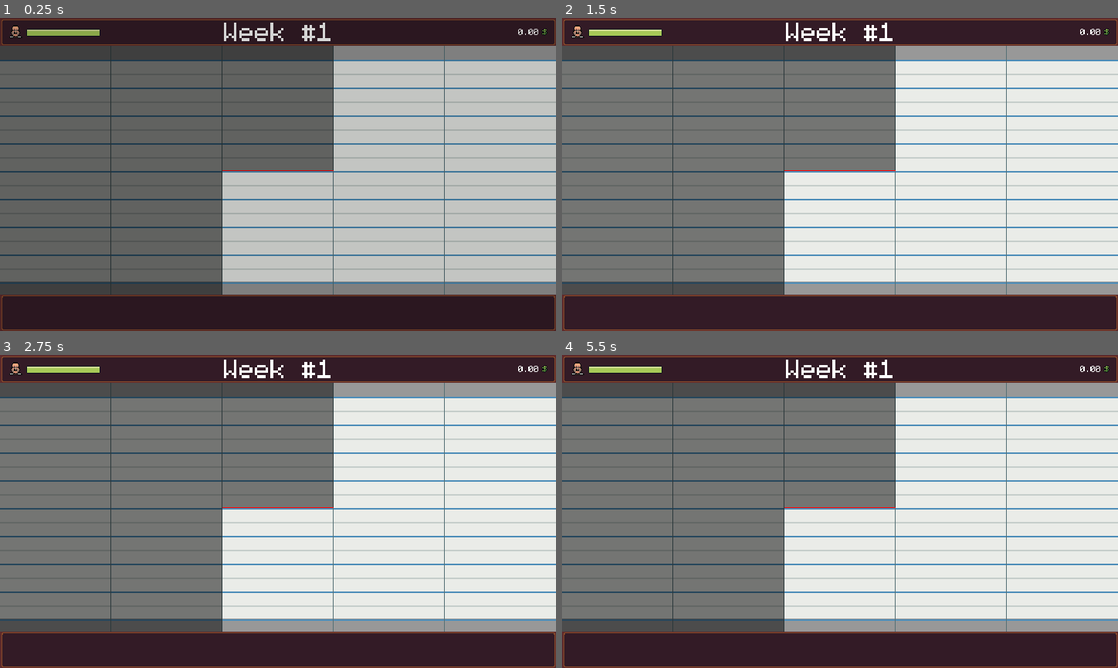
Above: before the commit, frames 1-4 (two rows, left to right).
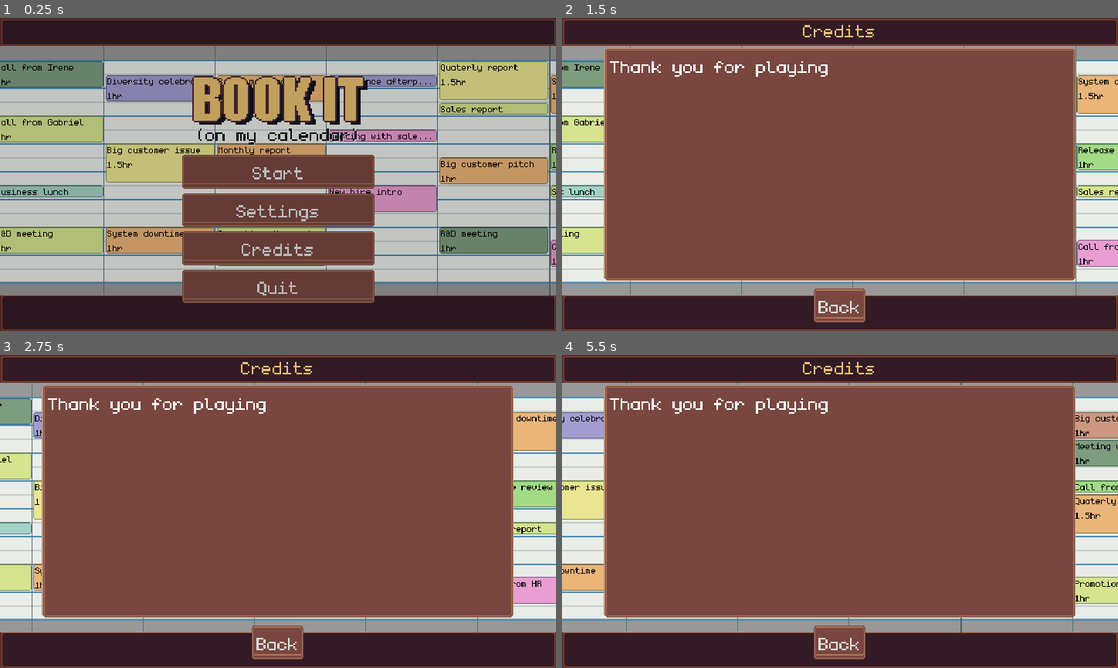
Above: after the commit, the same moments.

Repository: dmitriy-shmilo/wgj257
Game: Godot game, scene res://title_screen/title_screen.tscn
Same seed, same stepped clock (60 frames per second), same inputs: the game is played once before the commit and once after it. Before the commit the project starts from res://game_screen/game_screen.tscn. Sound files missing from this copy of the repository are replaced by a short silence.
Inputs (mouse positions are in pixels of both pictures, inside the frame that each line leads up to):
- Up to frame 1 (0.25 s): no input
- Up to frame 2 (1.5 s): click (840, 246) at 0.5 s, where only the run after the commit has a clickable "Credits"; tap Enter at 1.25 s; move the mouse to (962, 158) at 1.27 s; press the mouse at (962, 158) at 1.28 s; hold D (right) from 1.28 s (still down)
- Up to frame 3 (2.75 s): release D (right) at 2 s; release the mouse at (400, 495) at 2 s; drag from (166, 527) to (250, 574) at 2.02 s
- Up to frame 4 (5.5 s): move the mouse to (895, 442) at 2.77 s; press the mouse at (895, 442) at 2.78 s; hold D (right) 2.78-3.5 s; release the mouse at (895, 442) at 3.5 s; drag from (812, 574) to (673, 464) at 3.52 s; move the mouse to (1006, 558) at 4.27 s; press the mouse at (1006, 558) at 4.28 s; hold A (left) 4.28-5 s; release the mouse at (1006, 558) at 5 s; drag from (673, 464) to (756, 433) at 5.02 s

The runs differ from the first frame. In frame 1, 61% of the frame differs, in the area x 0-100%, y 1-92%; in frame 2, 76%; in frame 3, 76%; in frame 4, 76%, in the area x 0-100%, y 1-98%.
Error before the commit: Parse Error: Can't preload resource at path: res://assets/texture/boss_yelling.tres (res://game_screen/dialog.gd:39)

Commit message:
Title screen design.

Diff:
--- a/src/data/meeting_generator.gd
+++ b/src/data/meeting_generator.gd
@@ -2,9 +2,9 @@
 extends Reference
 
 const MAX_DURATION = 2
-const EASY_DURATION_MODIFIER = 2
-const MEDIUM_DURATION_MODIFIER = 4
-const HARD_DURATION_MODIFIER = 6
+const EASY_DURATION_MODIFIER = 1
+const MEDIUM_DURATION_MODIFIER = 2
+const HARD_DURATION_MODIFIER = 4
 
 const MEETING_TITLE_POOL: StringPool = preload("res://data/meeting_title_pool.tres")
 const NO_RESCHEDULE_MEETING_TITLE_POOL: StringPool = preload("res://data/meeting_no_reschedule_title_pool.tres")
@@ -42,18 +42,39 @@
 	return GOOD_SPECIALS[rand]
 
 
+static func generate_dummy() -> Meeting:
+	var result = Meeting.new()
+	result.special = Meeting.Special.NONE
+
+	match randi() % 10:
+		0:
+			result.duration = randi() % MAX_DURATION + EASY_DURATION_MODIFIER
+			result.tint = EASY_TINT_POOL.random_color()
+			result.title = LEISURE_MEETING_TITLE_POOL.random_string_loc()
+		2, 1:
+			result.duration = randi() % MAX_DURATION + MEDIUM_DURATION_MODIFIER
+			result.tint = HARD_TINT_POOL.random_color()
+			result.title = IMPORTANT_MEETING_TITLE_POOL.random_string_loc()
+		_:
+			result.duration = randi() % MAX_DURATION + EASY_DURATION_MODIFIER
+			result.tint = MEDIUM_TINT_POOL.random_color()
+			result.title = MEETING_TITLE_POOL.random_string_loc()
+
+	return result
+
+
 static func generate_easy(week: int) -> Meeting:
 	var result = Meeting.new()
 	result.special = Meeting.Special.NONE
 	result.tint = EASY_TINT_POOL.random_color()
 	match randi() % 3:
 		0:
-			result.duration = randi() % MAX_DURATION + 1
+			result.duration = randi() % MAX_DURATION + EASY_DURATION_MODIFIER
 		1:
-			result.duration = randi() % MAX_DURATION + EASY_DURATION_MODIFIER
+			result.duration = 2
 			result.special = random_special_bad(week)
 		2:
-			result.duration = randi() % MAX_DURATION + MEDIUM_DURATION_MODIFIER
+			result.duration =2
 			result.special = random_special_good(week)
 
 	return result
@@ -70,7 +91,7 @@
 			result.duration = randi() % MAX_DURATION + MEDIUM_DURATION_MODIFIER
 			result.special = Meeting.Special.NONE
 		2:
-			result.duration = randi() % MAX_DURATION + HARD_DURATION_MODIFIER
+			result.duration = randi() % MAX_DURATION + MEDIUM_DURATION_MODIFIER
 			result.special = random_special_good(week)
 
 	return result
@@ -78,20 +99,24 @@
 
 static func generate_hard(week: int) -> Meeting:
 	var result = Meeting.new()
-	match randi() % 2:
+	match randi() % 3:
 		0:
-			result.duration = randi() % MAX_DURATION + MEDIUM_DURATION_MODIFIER
+			result.duration = randi() % MAX_DURATION + HARD_DURATION_MODIFIER
 			result.special = random_special_bad(week)
-			result.tint = MEDIUM_TINT_POOL.random_color()
+			result.tint = HARD_TINT_POOL.random_color()
 		1:
 			result.duration = randi() % MAX_DURATION + HARD_DURATION_MODIFIER
 			result.special = Meeting.Special.NONE
-			result.tint = MEDIUM_TINT_POOL.random_color()
+			result.tint = HARD_TINT_POOL.random_color()
+		2:
+			result.duration = randi() % MAX_DURATION + HARD_DURATION_MODIFIER
+			result.special = random_special_good(week)
+			result.tint = HARD_TINT_POOL.random_color()
 	return result
 
 
 static func generate_week(queue: Array, week_number: int, day_count: int, slots_per_day: int) -> Array:
-	var max_duration = day_count * slots_per_day / 2 + min(week_number / 2, slots_per_day) - day_count * 2
+	var max_duration = day_count * slots_per_day / 2 + min(week_number, slots_per_day * 2) - day_count * 2
 	var duration = 0
 
 	var specials = {}
--- a/src/game_screen/meeting_request.gd
+++ b/src/game_screen/meeting_request.gd
@@ -30,6 +30,7 @@
 
 func _ready() -> void:
 	set_meeting(meeting)
+	set_is_resizing(is_resizing)
 
 
 func _process(delta: float) -> void:
--- a/src/project.godot
+++ b/src/project.godot
@@ -135,7 +135,7 @@
 [application]
 
 config/name="wgj257"
-run/main_scene="res://game_screen/game_screen.tscn"
+run/main_scene="res://title_screen/title_screen.tscn"
 config/icon="res://icon.png"
 config/windows_native_icon="res://icon.ico"
 
--- a/src/title_screen/credits/credits_scene.gd
+++ b/src/title_screen/credits/credits_scene.gd
@@ -3,7 +3,7 @@
 
 
 func _ready() -> void:
-	$CreditsText.bbcode_text = tr("txt_credits")
+	$CreditsContainer/CreditsText.bbcode_text = tr("txt_credits")
 
 
 func _on_CreditsText_meta_clicked(meta):
--- a/src/title_screen/credits/credits_scene.tscn
+++ b/src/title_screen/credits/credits_scene.tscn
@@ -7,26 +7,31 @@
 [node name="CreditsScreen" type="VBoxContainer"]
 anchor_right = 1.0
 anchor_bottom = 1.0
-margin_left = 100.0
-margin_top = 100.0
-margin_right = -100.0
-margin_bottom = -100.0
+margin_left = 48.0
+margin_right = -49.0
+margin_bottom = -10.0
 theme = ExtResource( 2 )
+custom_constants/separation = 8
 script = ExtResource( 1 )
-__meta__ = {
-"_edit_use_anchors_": false
-}
 
 [node name="TitleLabel" type="Label" parent="."]
-margin_right = 824.0
-margin_bottom = 13.0
+margin_right = 543.0
+margin_bottom = 26.0
+custom_colors/font_color = Color( 0.909804, 0.756863, 0.439216, 1 )
 text = "ui_credits"
 align = 1
 
-[node name="CreditsText" type="RichTextLabel" parent="."]
-margin_top = 17.0
-margin_right = 824.0
-margin_bottom = 377.0
+[node name="CreditsContainer" type="PanelContainer" parent="."]
+margin_top = 34.0
+margin_right = 543.0
+margin_bottom = 302.0
+size_flags_vertical = 3
+
+[node name="CreditsText" type="RichTextLabel" parent="CreditsContainer"]
+margin_left = 7.0
+margin_top = 7.0
+margin_right = 536.0
+margin_bottom = 261.0
 size_flags_vertical = 3
 bbcode_enabled = true
 bbcode_text = "[center]Thank you for playing[/center]"
@@ -36,10 +41,10 @@
 }
 
 [node name="BackToTitleButton" type="Button" parent="."]
-margin_left = 358.0
-margin_top = 381.0
-margin_right = 466.0
-margin_bottom = 400.0
+margin_left = 168.0
+margin_top = 310.0
+margin_right = 374.0
+margin_bottom = 350.0
 size_flags_horizontal = 4
 shortcut_in_tooltip = false
 shortcut = ExtResource( 3 )
@@ -48,4 +53,4 @@
 "_edit_use_anchors_": false
 }
 
-[connection signal="meta_clicked" from="CreditsText" to="." method="_on_CreditsText_meta_clicked"]
+[connection signal="meta_clicked" from="CreditsContainer/CreditsText" to="." method="_on_CreditsText_meta_clicked"]
--- a/src/title_screen/settings/settings_scene.tscn
+++ b/src/title_screen/settings/settings_scene.tscn
@@ -18,25 +18,23 @@
 anchor_right = 1.0
 anchor_bottom = 1.0
 margin_left = 48.0
-margin_top = 31.0
 margin_right = -48.9985
 margin_bottom = -10.0
 size_flags_horizontal = 3
 size_flags_vertical = 3
-__meta__ = {
-"_edit_use_anchors_": false
-}
+custom_constants/separation = 8
 
 [node name="TitleLabel" type="Label" parent="VBoxContainer"]
 margin_right = 543.0
 margin_bottom = 26.0
+custom_colors/font_color = Color( 0.909804, 0.756863, 0.439216, 1 )
 text = "ui_settings"
 align = 1
 
 [node name="PanelContainer" type="PanelContainer" parent="VBoxContainer"]
-margin_top = 30.0
+margin_top = 34.0
 margin_right = 543.0
-margin_bottom = 275.0
+margin_bottom = 302.0
 size_flags_vertical = 3
 __meta__ = {
 "_edit_use_anchors_": false
@@ -46,7 +44,7 @@
 margin_left = 7.0
 margin_top = 7.0
 margin_right = 536.0
-margin_bottom = 238.0
+margin_bottom = 261.0
 
 [node name="SoundSettings" type="Control" parent="VBoxContainer/PanelContainer/TabContainer"]
 anchor_right = 1.0
@@ -148,19 +146,12 @@
 margin_bottom = -7.0
 
 [node name="Container" type="VBoxContainer" parent="VBoxContainer/PanelContainer/TabContainer/LanguageSettings"]
-anchor_left = 0.5
-anchor_top = 0.5
-anchor_right = 0.5
-anchor_bottom = 0.5
-margin_left = -150.0
-margin_top = -28.0
-margin_right = 150.0
-margin_bottom = 28.0
-size_flags_vertical = 3
-alignment = 1
-__meta__ = {
-"_edit_use_anchors_": false
-}
+anchor_right = 1.0
+anchor_bottom = 1.0
+margin_left = 68.0
+margin_right = -68.0
+size_flags_vertical = 3
+alignment = 1
 
 [node name="OtherSettings" type="ScrollContainer" parent="VBoxContainer/PanelContainer/TabContainer"]
 visible = false
@@ -172,10 +163,10 @@
 margin_bottom = -7.0
 
 [node name="Container" type="VBoxContainer" parent="VBoxContainer/PanelContainer/TabContainer/OtherSettings"]
-margin_left = 169.0
-margin_top = 75.0
-margin_right = 345.0
-margin_bottom = 101.0
+margin_left = 121.0
+margin_top = 40.0
+margin_right = 393.0
+margin_bottom = 158.0
 size_flags_horizontal = 6
 size_flags_vertical = 6
 custom_constants/separation = 20
@@ -185,25 +176,27 @@
 }
 
 [node name="FullscreenCheckbox" type="CheckBox" parent="VBoxContainer/PanelContainer/TabContainer/OtherSettings/Container"]
-margin_right = 176.0
+margin_right = 272.0
 margin_bottom = 26.0
 text = "ui_fullscreen"
 
 [node name="HintsCheckbox" type="CheckBox" parent="VBoxContainer/PanelContainer/TabContainer/OtherSettings/Container"]
-margin_right = 176.0
-margin_bottom = 26.0
+margin_top = 46.0
+margin_right = 272.0
+margin_bottom = 72.0
 text = "ui_enable_hints"
 
 [node name="ScreenshakeCheckbox" type="CheckBox" parent="VBoxContainer/PanelContainer/TabContainer/OtherSettings/Container"]
-margin_right = 176.0
-margin_bottom = 26.0
+margin_top = 92.0
+margin_right = 272.0
+margin_bottom = 118.0
 text = "ui_enable_screenshake"
 
 [node name="BackToTitleButton" type="Button" parent="VBoxContainer"]
 margin_left = 168.0
-margin_top = 279.0
+margin_top = 310.0
 margin_right = 374.0
-margin_bottom = 319.0
+margin_bottom = 350.0
 size_flags_horizontal = 4
 shortcut_in_tooltip = false
 shortcut = ExtResource( 2 )
--- a/src/title_screen/title/title_scene.tscn
+++ b/src/title_screen/title/title_scene.tscn
@@ -1,6 +1,6 @@
 [gd_scene load_steps=3 format=2]
 
-[ext_resource path="res://icon.png" type="Texture" id=1]
+[ext_resource path="res://assets/art/logo.png" type="Texture" id=1]
 [ext_resource path="res://title_screen/title/title_scene.gd" type="Script" id=2]
 
 [node name="TitleScene" type="VBoxContainer"]
@@ -8,47 +8,38 @@
 anchor_top = 0.5
 anchor_right = 0.5
 anchor_bottom = 0.5
-margin_left = -64.0
+margin_left = -112.0
 margin_top = -124.0
-margin_right = 64.0
+margin_right = 112.0
 margin_bottom = 124.0
 script = ExtResource( 2 )
-__meta__ = {
-"_edit_use_anchors_": false
-}
 
 [node name="TitleImage" type="TextureRect" parent="."]
-margin_right = 128.0
-margin_bottom = 128.0
+margin_right = 224.0
+margin_bottom = 96.0
 texture = ExtResource( 1 )
 stretch_mode = 4
 
 [node name="NewGameButton" type="Button" parent="."]
-margin_top = 132.0
-margin_right = 128.0
-margin_bottom = 152.0
+margin_top = 100.0
+margin_right = 224.0
+margin_bottom = 120.0
 text = "ui_start_game"
 
 [node name="SettingsButton" type="Button" parent="."]
-margin_top = 156.0
-margin_right = 128.0
-margin_bottom = 176.0
+margin_top = 124.0
+margin_right = 224.0
+margin_bottom = 144.0
 text = "ui_settings"
 
-[node name="TutorialButton" type="Button" parent="."]
-margin_top = 180.0
-margin_right = 128.0
-margin_bottom = 200.0
-text = "ui_tutorial"
-
 [node name="CreditsButton" type="Button" parent="."]
-margin_top = 204.0
-margin_right = 128.0
-margin_bottom = 224.0
+margin_top = 148.0
+margin_right = 224.0
+margin_bottom = 168.0
 text = "ui_credits"
 
 [node name="QuitButton" type="Button" parent="."]
-margin_top = 228.0
-margin_right = 128.0
-margin_bottom = 248.0
+margin_top = 172.0
+margin_right = 224.0
+margin_bottom = 192.0
 text = "ui_quit"
--- a/src/title_screen/title_screen.gd
+++ b/src/title_screen/title_screen.gd
@@ -1,4 +1,8 @@
 extends Control
+
+const MEETING_REQUEST_SCENE = preload("res://game_screen/meeting_request.tscn")
+const DAY_COUNT: int = 5
+const SLOT_COUNT: int = 18
 
 onready var _fader = $"Fader"
 onready var _title_scene: Control = $"TitleScene"
@@ -9,8 +13,61 @@
 	_title_scene, _credits_scene,
 	_settings_scene, _tutorial_scene
 ]
+onready var _calendars = [
+	$"Background/Calendar",
+	$"Background/Calendar2"
+]
+onready var _column_width = _calendars[0].rect_size.x / DAY_COUNT
+onready var _row_height = _calendars[0].rect_size.y / SLOT_COUNT
+onready var _last_placement = Vector2(0, _row_height)
 
+var _scroll_speed = 33
+var _calendar_idx = 0
 var _transition_target: Control = null
+var _meetings = []
+
+func _ready() -> void:
+	_generate_initial_items()
+
+
+func _process(delta: float) -> void:
+	for cal in _calendars:
+		cal.rect_position.x -= delta * _scroll_speed
+		if cal.rect_position.x <= -cal.rect_size.x:
+			cal.rect_position.x = cal.rect_size.x
+
+	for req in _meetings:
+		req.rect_position.x -= delta * _scroll_speed
+		if req.rect_position.x <= -req.rect_size.x:
+			_recycle_item(req)
+
+	_last_placement.x -= delta * _scroll_speed
+
+
+func _recycle_item(req: MeetingRequest) -> void:
+	var meeting = MeetingGenerator.generate_dummy()
+
+	if _last_placement.y + meeting.duration * _row_height >= (SLOT_COUNT - 2) * _row_height:
+		_last_placement.y = _row_height * (randi() % 2 + 1)
+		_last_placement.x += _column_width
+
+	req.is_resizing = true
+	req.is_static = true
+	req.is_expiring = false
+	req.meeting = meeting
+	req.rect_position = _last_placement
+	_last_placement.y += (meeting.duration + randi() % 4) * _row_height
+
+
+func _generate_initial_items() -> void:
+	for i in range(40):
+		var req = MEETING_REQUEST_SCENE.instance()
+		req.column_width = _column_width
+		req.row_height = _row_height
+		_recycle_item(req)
+		_meetings.append(req)
+		$Background.add_child(req)
+
 
 func _on_QuitButton_pressed():
 	get_tree().quit()
--- a/src/title_screen/title_screen.tscn
+++ b/src/title_screen/title_screen.tscn
@@ -7,6 +7,12 @@
 [ext_resource path="res://title_screen/settings/settings_scene.tscn" type="PackedScene" id=5]
 [ext_resource path="res://title_screen/credits/credits_scene.tscn" type="PackedScene" id=6]
 [ext_resource path="res://ui/fader.tscn" type="PackedScene" id=7]
+[ext_resource path="res://game_screen/calendar.gd" type="Script" id=8]
+[ext_resource path="res://assets/art/spritesheet.png" type="Texture" id=9]
+
+[sub_resource type="AtlasTexture" id=1]
+atlas = ExtResource( 9 )
+region = Rect2( 0, 32, 16, 16 )
 
 [node name="TitleScreen" type="Control"]
 anchor_right = 1.0
@@ -16,6 +22,55 @@
 __meta__ = {
 "_edit_use_anchors_": false
 }
+
+[node name="Top" type="NinePatchRect" parent="."]
+margin_right = 640.0
+margin_bottom = 32.0
+texture = SubResource( 1 )
+patch_margin_left = 5
+patch_margin_top = 5
+patch_margin_right = 6
+patch_margin_bottom = 6
+
+[node name="Bottom" type="NinePatchRect" parent="."]
+anchor_top = 1.0
+anchor_bottom = 1.0
+margin_top = -42.0
+margin_right = 640.0
+texture = SubResource( 1 )
+patch_margin_left = 5
+patch_margin_top = 5
+patch_margin_right = 6
+patch_margin_bottom = 6
+
+[node name="Background" type="Control" parent="."]
+anchor_right = 1.0
+anchor_bottom = 1.0
+margin_top = 32.0
+margin_bottom = -41.0
+
+[node name="Calendar" type="Control" parent="Background"]
+margin_right = 640.0
+margin_bottom = 286.0
+script = ExtResource( 8 )
+lane_width = 128.0
+lane_delimeter_color = Color( 0.341176, 0.447059, 0.466667, 1 )
+slot_delimeter_color = Color( 0.309804, 0.560784, 0.729412, 1 )
+slot_alt_delimeter_color = Color( 0.780392, 0.811765, 0.8, 1 )
+background_color = Color( 0.921569, 0.929412, 0.913725, 1 )
+reserve_background_color = Color( 0.6, 0.6, 0.6, 1 )
+
+[node name="Calendar2" type="Control" parent="Background"]
+margin_left = 641.0
+margin_right = 1281.0
+margin_bottom = 286.0
+script = ExtResource( 8 )
+lane_width = 128.0
+lane_delimeter_color = Color( 0.341176, 0.447059, 0.466667, 1 )
+slot_delimeter_color = Color( 0.309804, 0.560784, 0.729412, 1 )
+slot_alt_delimeter_color = Color( 0.780392, 0.811765, 0.8, 1 )
+background_color = Color( 0.921569, 0.929412, 0.913725, 1 )
+reserve_background_color = Color( 0.6, 0.6, 0.6, 1 )
 
 [node name="TitleScene" parent="." instance=ExtResource( 1 )]
 
@@ -31,20 +86,15 @@
 margin_right = 170.0
 margin_bottom = 216.0
 
-[node name="TutorialButton" parent="TitleScene" index="3"]
+[node name="CreditsButton" parent="TitleScene" index="3"]
 margin_top = 220.0
 margin_right = 170.0
 margin_bottom = 260.0
 
-[node name="CreditsButton" parent="TitleScene" index="4"]
+[node name="QuitButton" parent="TitleScene" index="4"]
 margin_top = 264.0
 margin_right = 170.0
 margin_bottom = 304.0
-
-[node name="QuitButton" parent="TitleScene" index="5"]
-margin_top = 308.0
-margin_right = 170.0
-margin_bottom = 348.0
 
 [node name="CreditsScene" parent="." instance=ExtResource( 6 )]
 visible = false
@@ -52,12 +102,11 @@
 [node name="SettingsScene" parent="." instance=ExtResource( 5 )]
 visible = false
 
-[node name="KeyBindings" parent="SettingsScene/VBoxContainer/PanelContainer/TabContainer" index="1"]
-margin_top = 35.0
-
-[node name="GridContainer" parent="SettingsScene/VBoxContainer/PanelContainer/TabContainer/KeyBindings" index="0"]
-margin_top = 214.0
-margin_bottom = 214.0
+[node name="Container" parent="SettingsScene/VBoxContainer/PanelContainer/TabContainer/OtherSettings" index="0"]
+margin_left = 121.0
+margin_top = 29.0
+margin_right = 393.0
+margin_bottom = 147.0
 
 [node name="TutorialScene" parent="." instance=ExtResource( 4 )]
 visible = false
@@ -66,7 +115,6 @@
 
 [connection signal="pressed" from="TitleScene/NewGameButton" to="." method="_on_NewGameButton_pressed"]
 [connection signal="pressed" from="TitleScene/SettingsButton" to="." method="_on_SettingsButton_pressed"]
-[connection signal="pressed" from="TitleScene/TutorialButton" to="." method="_on_TutorialButton_pressed"]
 [connection signal="pressed" from="TitleScene/CreditsButton" to="." method="_on_CreditsButton_pressed"]
 [connection signal="pressed" from="TitleScene/QuitButton" to="." method="_on_QuitButton_pressed"]
 [connection signal="pressed" from="CreditsScene/BackToTitleButton" to="." method="_on_BackToTitleButton_pressed"]
Binary file added: src/assets/art/logo.aseprite
Binary file added: src/assets/art/logo.png
Not shown, added: src/assets/art/logo.png.import
Binary file changed: src/assets/art/spritesheet.aseprite
Binary file changed: src/assets/art/spritesheet.png
Not shown: 1 places in src/title_screen/title_screen.tscn that only renumber resources
